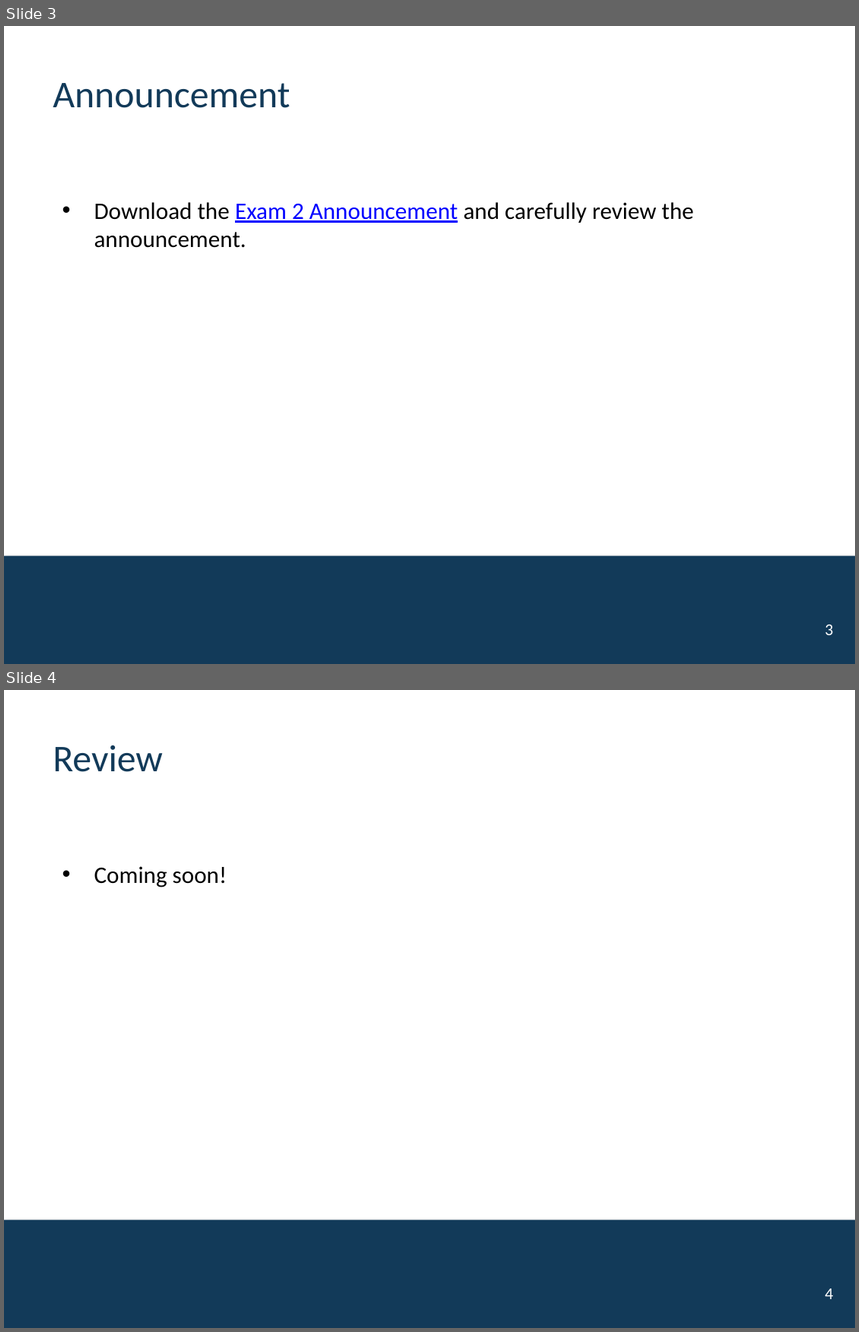
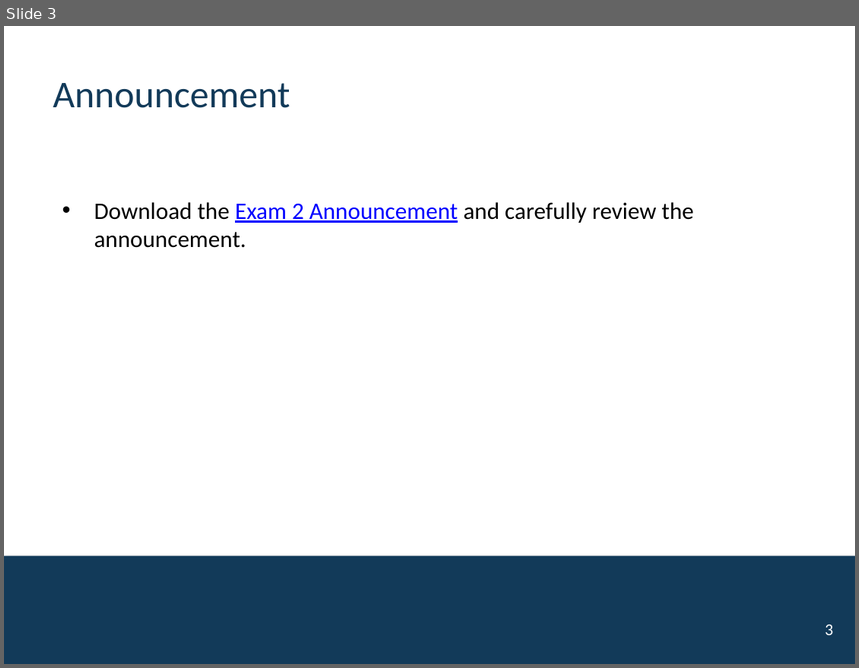
Before and after one commit to mutasim221B/CWRU-STAT-312-Fall-26, a slide deck: docs/activities/Exam2.pptx. Shown one above the other, each under a label of ours: slides 3 and 4 before the commit, slide 3 after it. The pictures are 859x1332 and 859x668 pixels, drawn with LibreOffice and Linux fonts; fonts in the diff are those of the drawing; background and template pictures are left out. Boxes give left, top, right and bottom in pixels: in the first picture for what was removed or moved away, otherwise in the second. Text is boxed around its words. In the diff, an @@ line names an element or a change of style, - is before the commit and + after.

```diff
--- a/docs/activities/Exam2.pptx
+++ b/docs/activities/Exam2.pptx
@@ slide 4 removed at bbox=[4, 690, 855, 1328], background #FFFFFF; not listed: 1 template element that a slide beside it also shows @@
@@ title removed at bbox=[53, 745, 163, 772] @@
-Review
@@ text removed at bbox=[94, 866, 227, 888] @@
-• Coming soon!
@@ page number removed at bbox=[825, 1289, 833, 1300] @@
-4
```
Also in this commit, not shown: 1 slide added, 18 other files.
